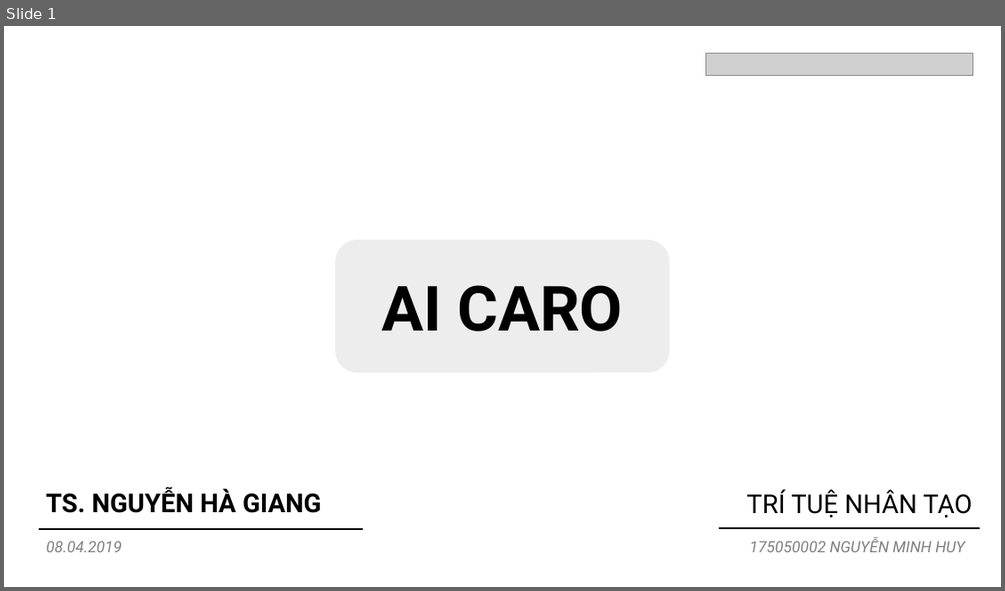
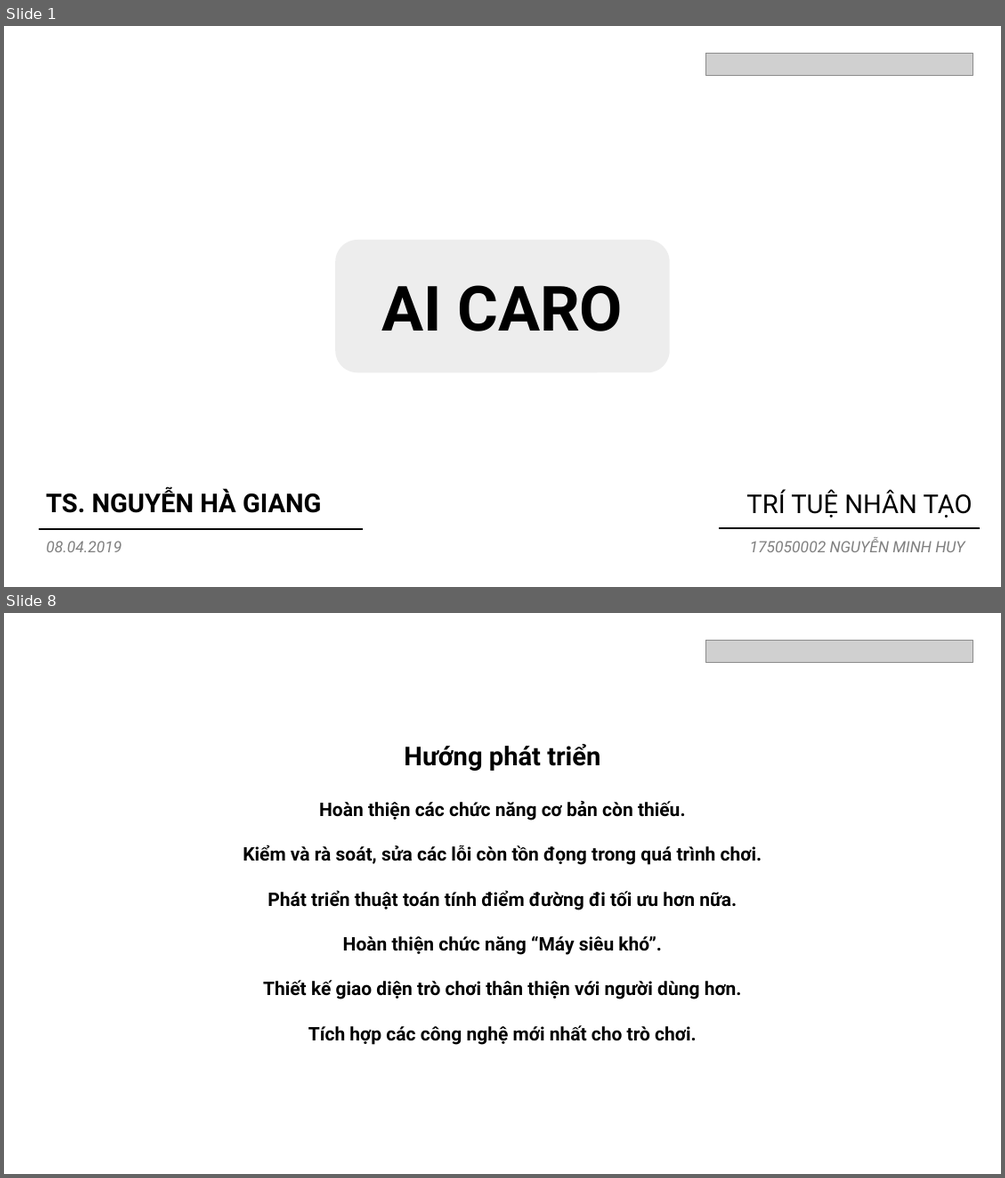
Before and after one commit to ithgnm/AI-Caro, a slide deck: Caro.pptx. Shown one above the other, each under a label of ours: slide 1 before the commit, slides 1 and 8 after it; the slides between them are not shown. The pictures are 1005x591 and 1005x1178 pixels, drawn with LibreOffice and Linux fonts; fonts in the diff are those of the drawing; grey boxes stand for pictures; background and template pictures are left out. Boxes give left, top, right and bottom in pixels: in the first picture for what was removed or moved away, otherwise in the second. Text is boxed around its words. In the diff, an @@ line names an element or a change of style, - is before the commit and + after.

```diff
--- a/Caro.pptx
+++ b/Caro.pptx
@@ slide 8 added at [4, 613, 1001, 1174], background picture (left out) @@
@@ picture added at [706, 641, 972, 663] @@
@@ text added at [404, 744, 600, 771], 25 pt, text #000000, bold @@
+Hướng phát triển
@@ text added at [243, 801, 762, 1045], 18 pt, text #000000, bold @@
+Hoàn thiện các chức năng cơ bản còn thiếu.
+Kiểm và rà soát, sửa các lỗi còn tồn đọng trong quá trình chơi.
+Phát triển thuật toán tính điểm đường đi tối ưu hơn nữa.
+Hoàn thiện chức năng “Máy siêu khó”.
+Thiết kế giao diện trò chơi thân thiện với người dùng hơn.
+Tích hợp các công nghệ mới nhất cho trò chơi.
```
Also in this commit, not shown: 7 other slides added, 1 slide removed.
